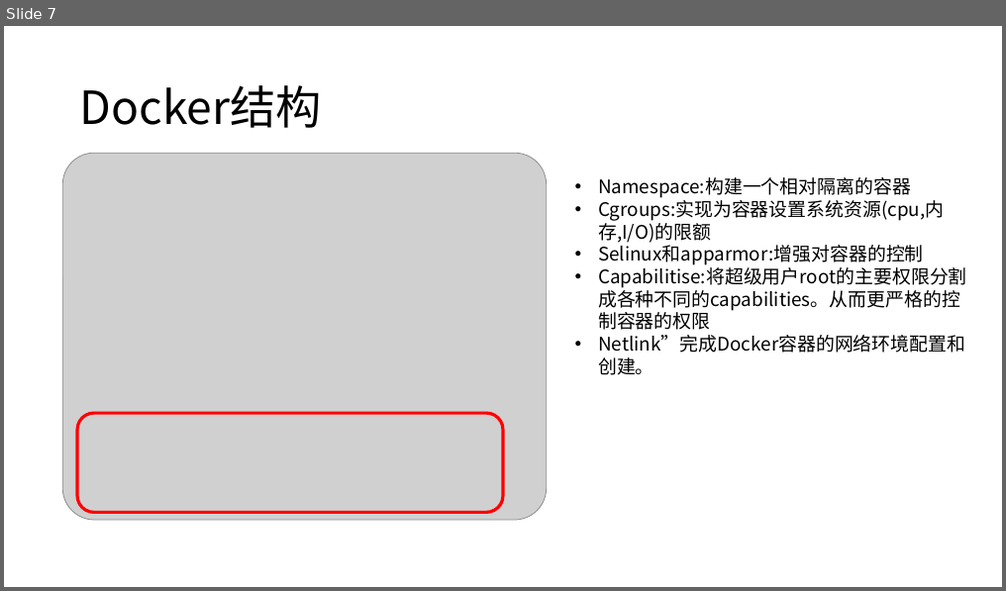
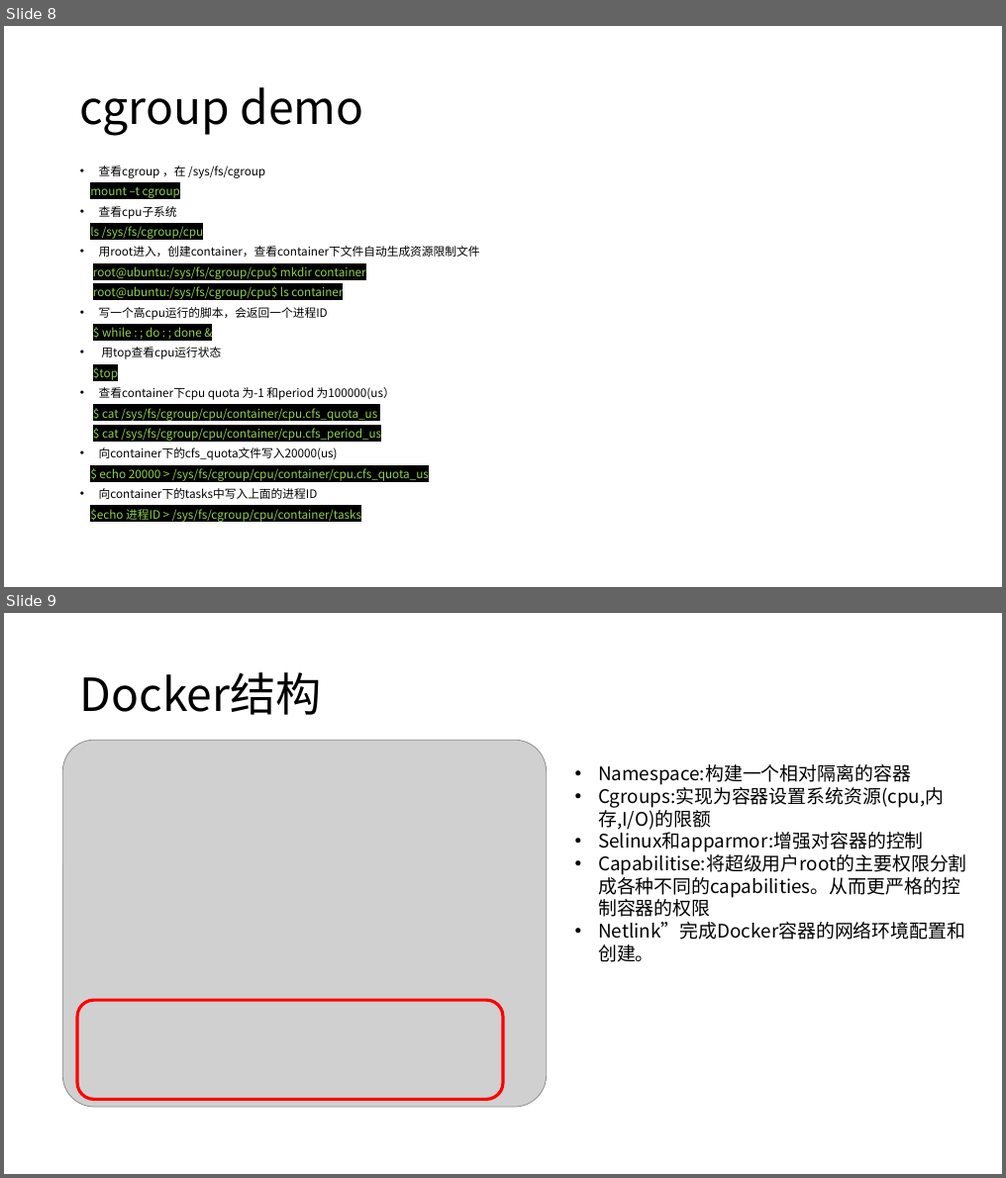
Before and after one commit to axzxs2001/kubernetes-netcore, a slide deck: kubernetes-netcore/kubernetes.pptx. Shown one above the other, each under a label of ours: slide 7 before the commit, slides 8 and 9 after it. The pictures are 1006x591 and 1006x1178 pixels, drawn with LibreOffice and Linux fonts; fonts in the diff are those of the drawing; grey boxes stand for pictures; background and template pictures are left out. Boxes give left, top, right and bottom in pixels: in the first picture for what was removed or moved away, otherwise in the second. Text is boxed around its words. In the diff, an @@ line names an element or a change of style, - is before the commit and + after.

```diff
--- a/kubernetes-netcore/kubernetes.pptx
+++ b/kubernetes-netcore/kubernetes.pptx
@@ slide 8 added at <box>4,26,1002,587</box>, background #FFFFFF @@
@@ title added at <box>80,87,363,136</box>, 44 pt, text #000000 @@
+cgroup demo
@@ text added at <box>90,166,480,522</box>, 11.2 pt, text #92D050 @@
+• 查看cgroup ，在 /sys/fs/cgroup
+mount –t cgroup
+• 查看cpu子系统
+ls /sys/fs/cgroup/cpu
+• 用root进入，创建container，查看container下文件自动生成资源限制文件
+root@ubuntu:/sys/fs/cgroup/cpu$ mkdir container
+root@ubuntu:/sys/fs/cgroup/cpu$ ls container
+• 写一个高cpu运行的脚本，会返回一个进程ID
+$ while : ; do : ; done &
+• 用top查看cpu运行状态
+$top
+• 查看container下cpu quota 为-1 和period 为100000(us）
+$ cat /sys/fs/cgroup/cpu/container/cpu.cfs_quota_us
+$ cat /sys/fs/cgroup/cpu/container/cpu.cfs_period_us
+• 向container下的cfs_quota文件写入20000(us)
+$ echo 20000 > /sys/fs/cgroup/cpu/container/cpu.cfs_quota_us
+• 向container下的tasks中写入上面的进程ID
+$echo 进程ID > /sys/fs/cgroup/cpu/container/tasks
@@ what was slide 7 is now slide 9 @@
```
Also in this commit, not shown: 1 other slide added.
